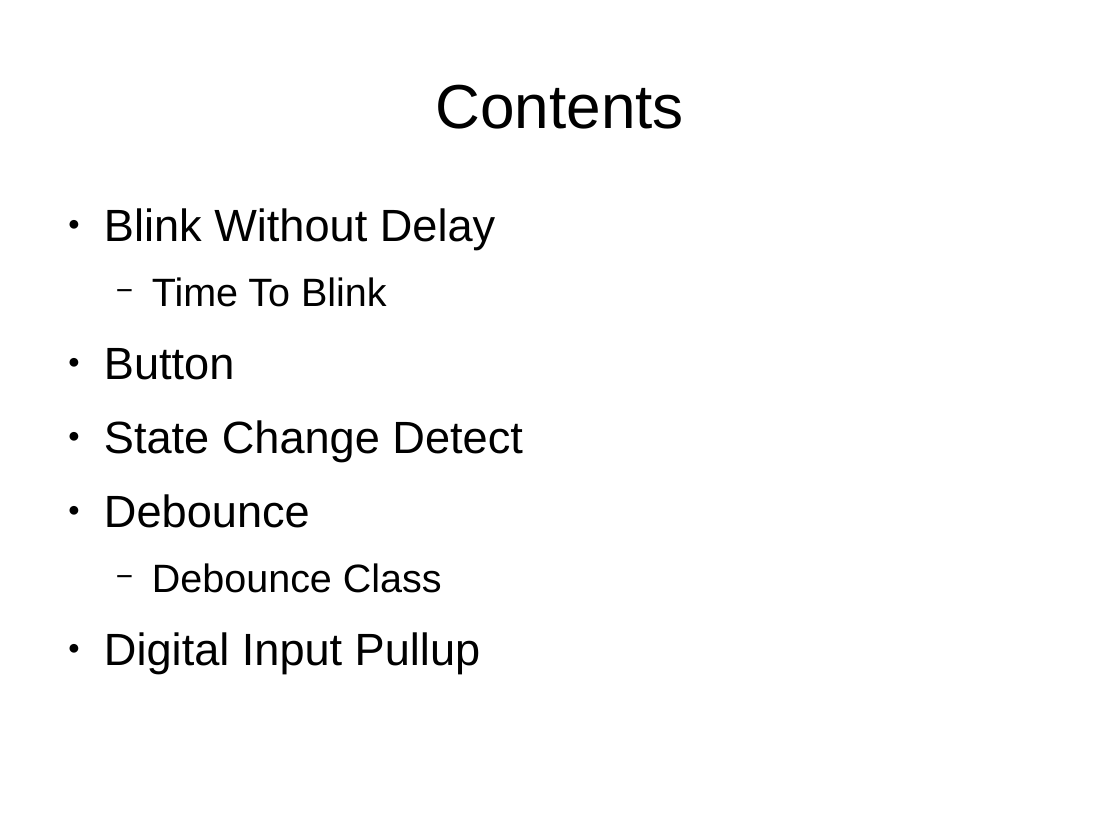
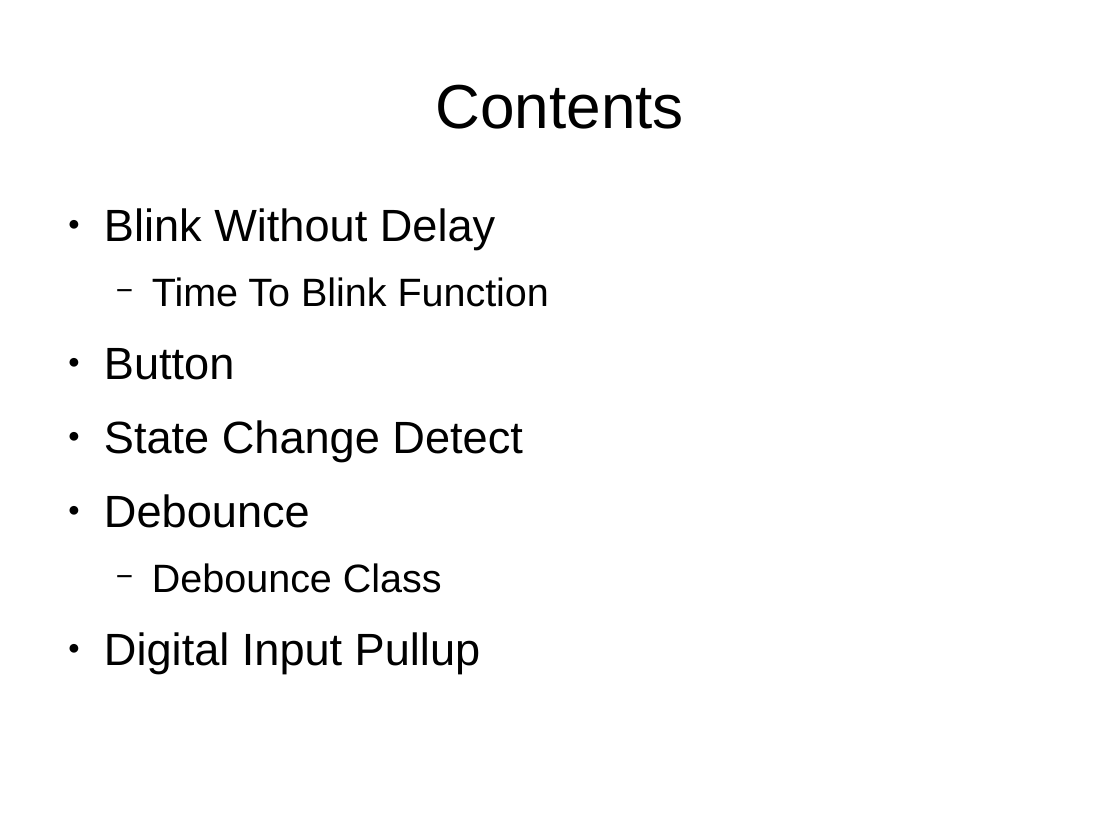
Before and after one commit to mikaelpatel/Cosa-Dolce, a slide deck: slide 2 of Lessons/00.Arduino-examples/02.Digital/Digital.odp. Drawn at 1120x840 pixels with LibreOffice and Linux fonts; fonts in the diff are those of the drawing. Boxes give left, top, right and bottom in pixels: in the first picture for what was removed or moved away, otherwise in the second. Text is boxed around its words. In the diff, an @@ line names an element or a change of style, - is before the commit and + after.

```diff
--- a/Lessons/00.Arduino-examples/02.Digital/Digital.odp
+++ b/Lessons/00.Arduino-examples/02.Digital/Digital.odp
@@ text at <box>152,277,549,307</box>: text changed @@
-  − Time To Blink
+  − Time To Blink Function
```
Also in this commit, not shown: 6 other slides changed, 1 slide added, 2 other files.
